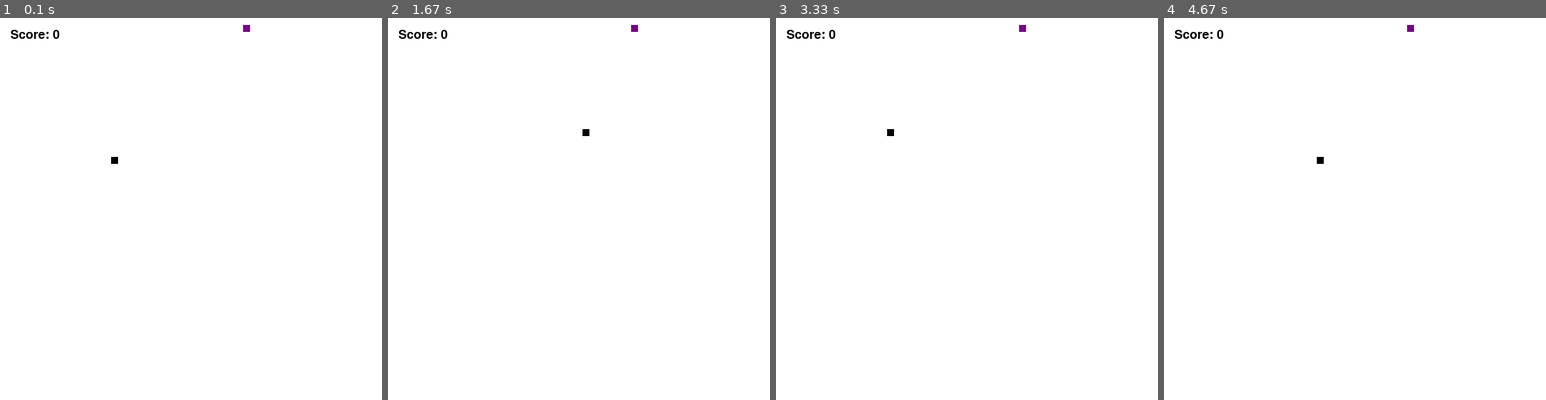
Above: before the commit, frames 1-4 (left to right).
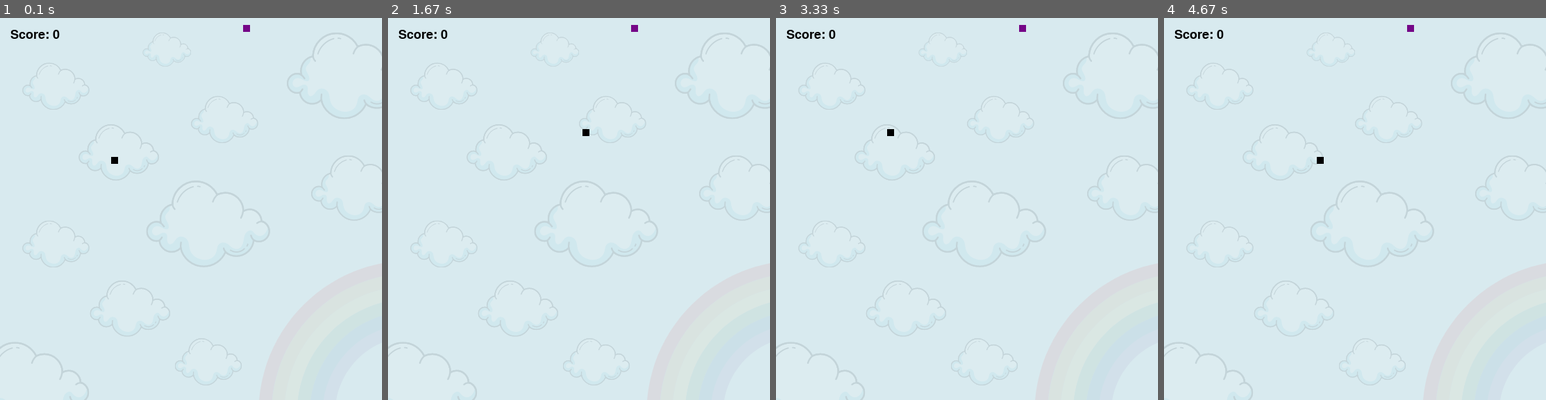
Above: after the commit, the same moments.

Repository: mariabrbz/pygame-projects
Game: pygame game, started from snake/app.py
The game is run twice, just before and just after one commit, with the same random seed, the same clock (stepped at 60 frames per second) and the same inputs.
Inputs:
- Up to frame 1 (0.1 s): no input
- Up to frame 2 (1.67 s): hold Right 0.33-0.8 s; hold Up 0.83-1.13 s; hold Right 1.17-1.63 s
- Up to frame 3 (3.33 s): hold Left 1.67-2.2 s; hold Down 2.23-2.53 s; hold Left 2.57-2.97 s; hold Up from 3 s (still down)
- Up to frame 4 (4.67 s): release Up at 3.37 s; hold Right 3.4-4.03 s; hold Down 4.07-4.43 s; hold Left from 4.47 s (still down)

The runs differ from the first frame. In frame 1, 100% of the frame differs, in the area x 0-100%, y 0-100%; in frame 2, 100%; in frame 3, 100%; in frame 4, 100%.

Commit message:
background

Diff:
--- a/snake/app.py
+++ b/snake/app.py
@@ -11,6 +11,7 @@
 screen = display.set_mode((gc.width, gc.height))
 display.set_caption('Pride Snake')
 font = font.Font('freesansbold.ttf', 18)
+background = pygame.image.load("assets/background.png")
 screen.fill(gc.white)
 
 clock = time.Clock()
@@ -82,6 +83,7 @@
         snake_head_x += x_move
         snake_head_y += y_move
         screen.fill(gc.white)
+        screen.blit(background, (0, 0))
         draw.rect(screen, colors[color_index + 1], (food_x, food_y, gc.size_food, gc.size_food))
 
         snake_head = [snake_head_x, snake_head_y]
@@ -107,7 +109,6 @@
                 color_index = 0
 
         score(snake_length - 1)
-
         display.flip()
         clock.tick(frames)
 
Binary file added: snake/assets/background.png
